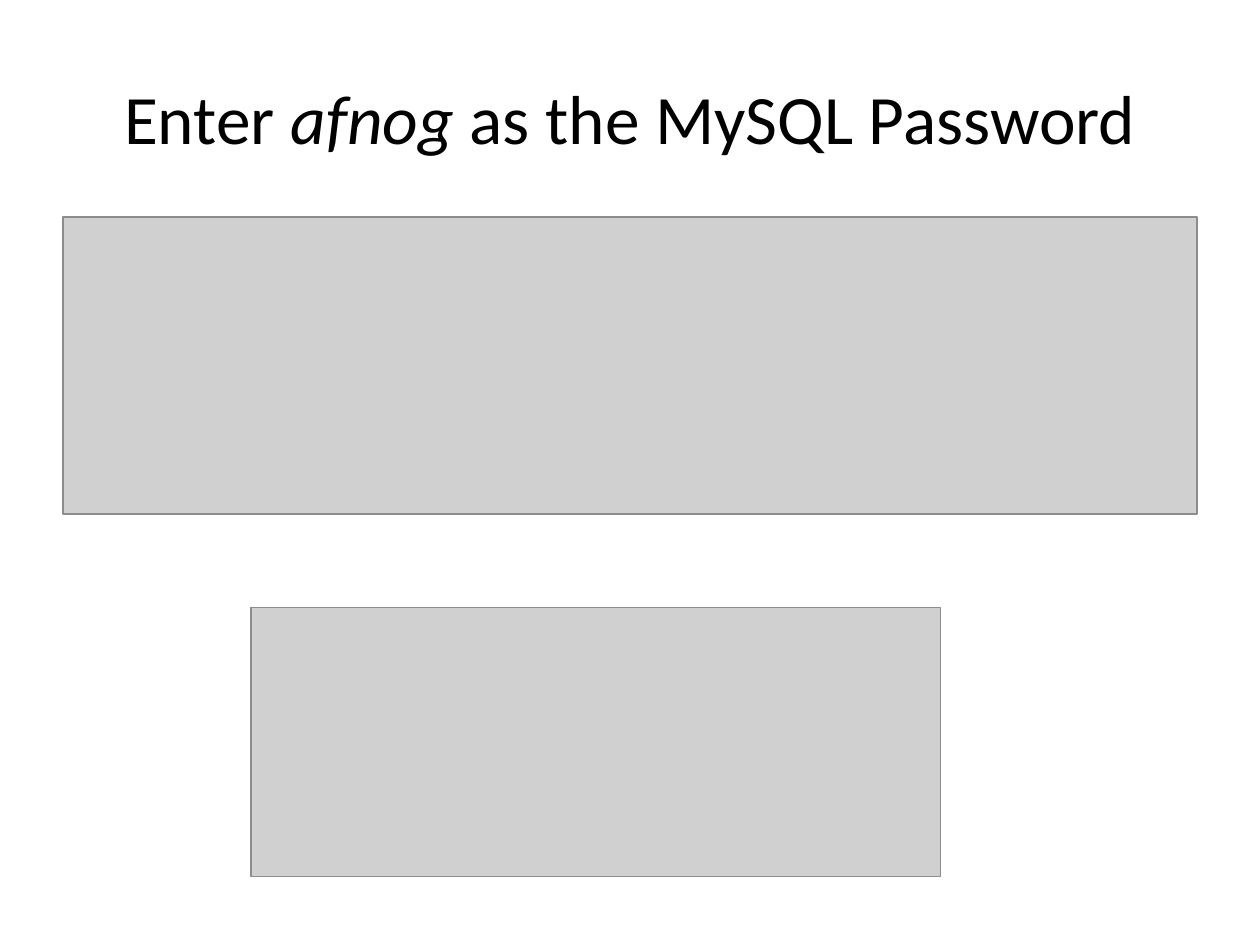
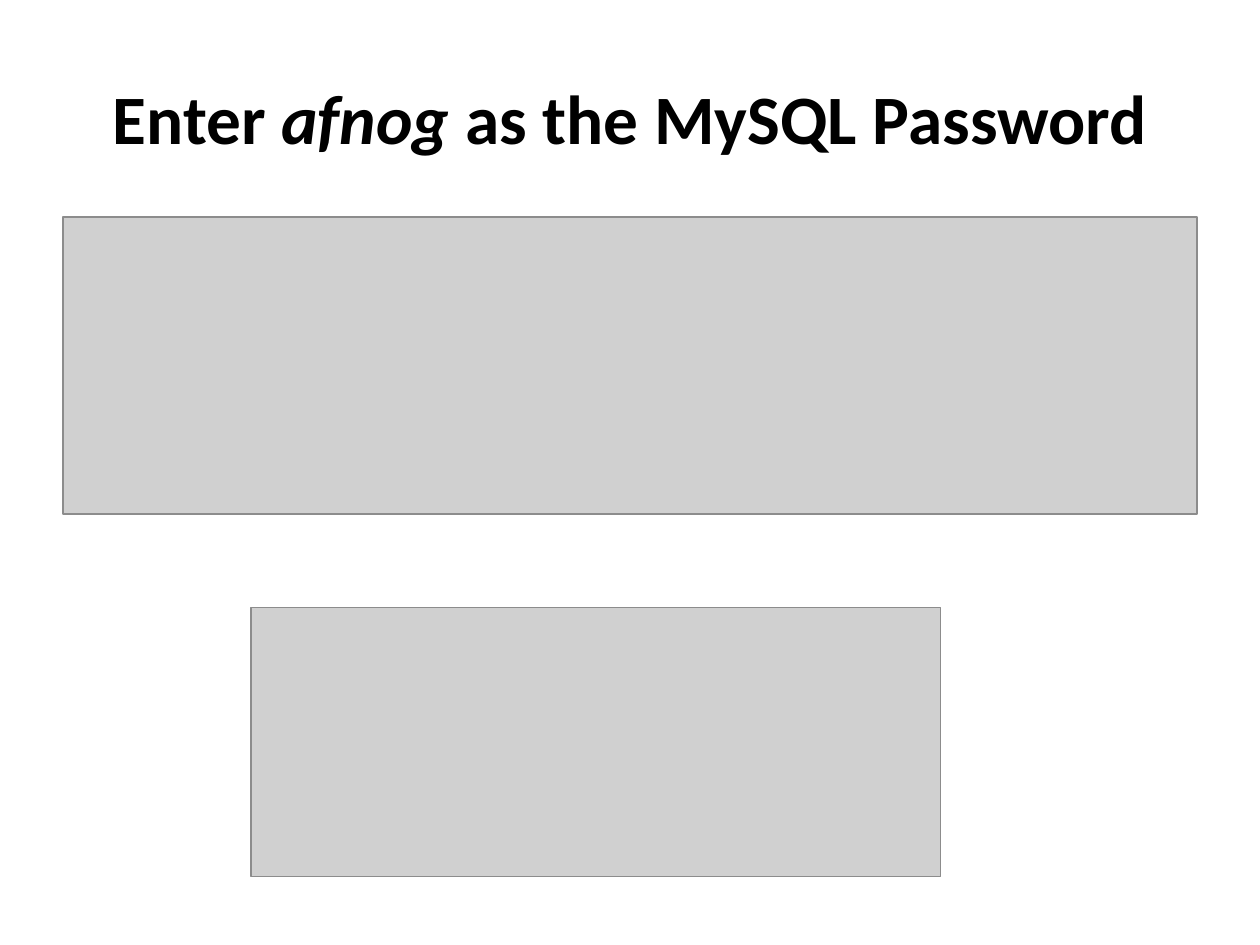
Before and after one commit to afnog/sse, a slide deck: slide 12 of postfix/mailfilter-pt2.pptx. Drawn at 1260x945 pixels with LibreOffice and Linux fonts; fonts in the diff are those of the drawing; grey boxes stand for pictures. Boxes give left, top, right and bottom in pixels: in the first picture for what was removed or moved away, otherwise in the second. Text is boxed around its words. In the diff, an @@ line names an element or a change of style, - is before the commit and + after.

```diff
--- a/postfix/mailfilter-pt2.pptx
+++ b/postfix/mailfilter-pt2.pptx
@@ title "Enter afnog as the MySQL ..." at <box>113,95,1147,156</box>: bold on @@
```
Also in this commit, not shown: 2 other slides changed, 9 slides added, 12 slides removed.
